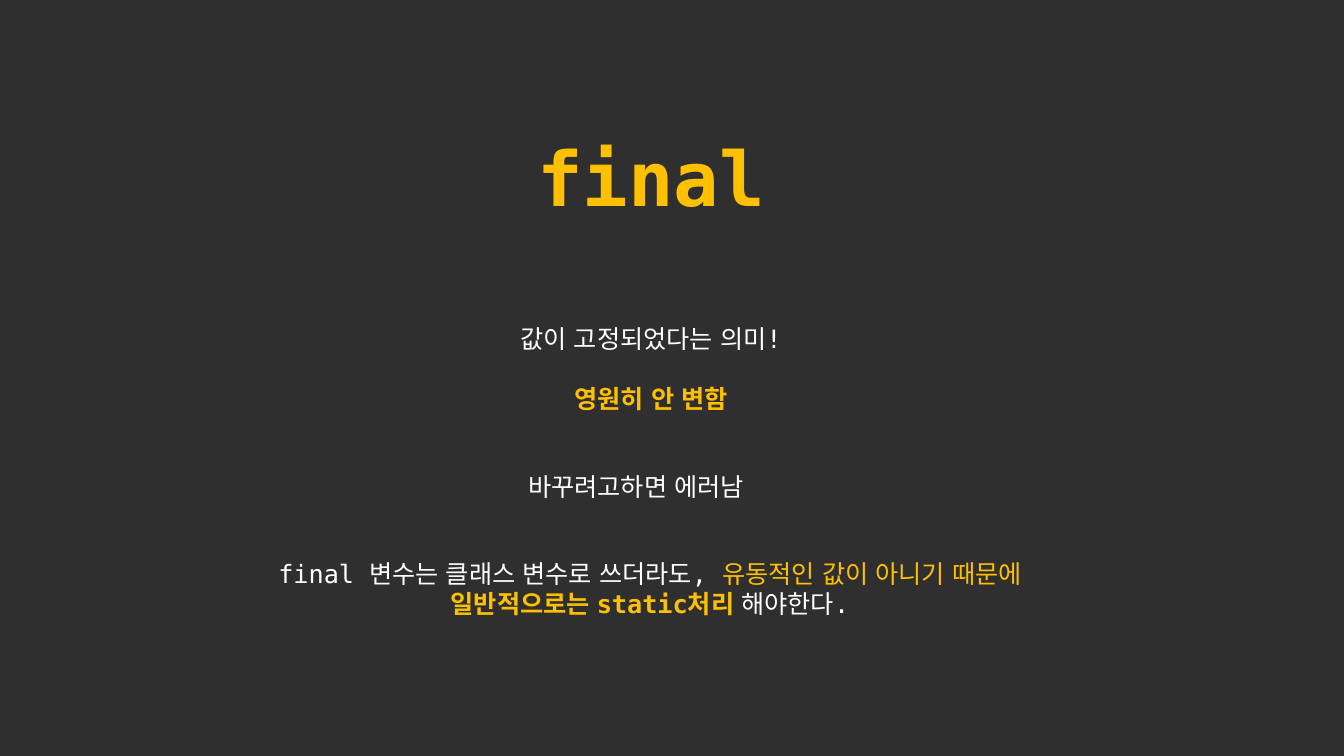
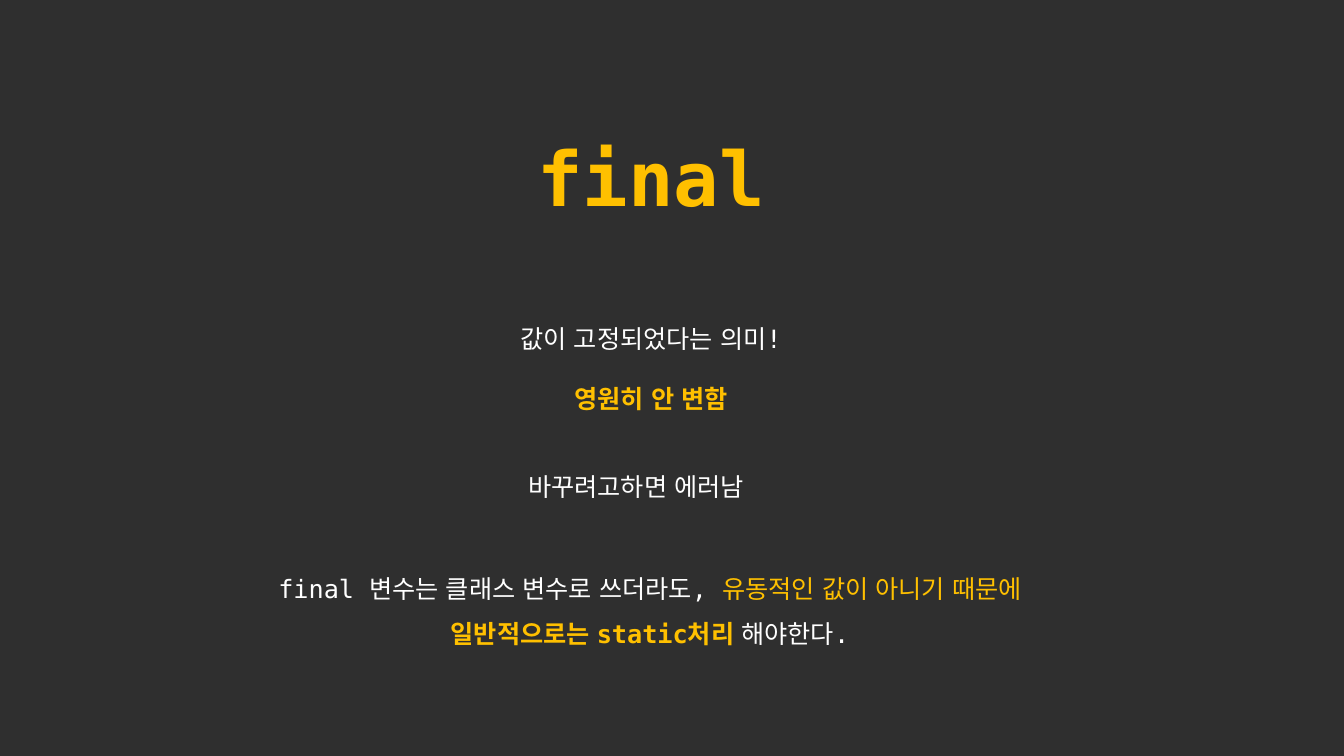
Before and after one commit to forwdevel/Full-Stack, a slide deck: slide 19 of 객체이론정리.pptx. Drawn at 1344x756 pixels with LibreOffice and Linux fonts; fonts in the diff are those of the drawing. Boxes give left, top, right and bottom in pixels: in the first picture for what was removed or moved away, otherwise in the second. Text is boxed around its words. In the diff, an @@ line names an element or a change of style, - is before the commit and + after.

```diff
--- a/객체이론정리.pptx
+++ b/객체이론정리.pptx
@@ text "final 변수는 클래스 변수로 쓰더라도, ..." at (x1=278, y1=577, x2=1022, y2=646): line spacing 1 to 1.5 @@
```
Also in this commit, not shown: 1 other slide changed, 3 slides added, 1 slide removed.
